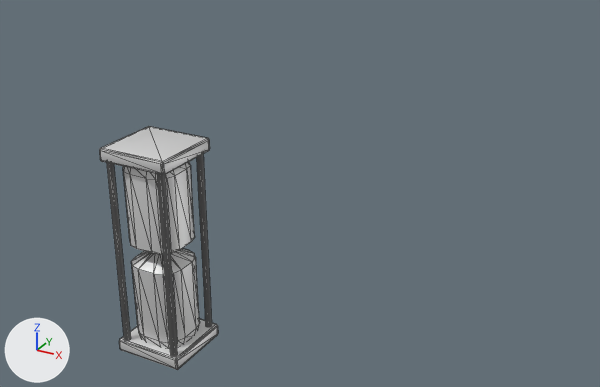
An edit to the glTF model static/three-models/hourglass/hourglass.gltf, drawn before and after from the same camera.
Rendered twice from a camera (50 mm lens) standing at (883.0, -1080.0, 916.0) and looking at (95.0, 354.0, 199.0). Arrows for +X, +Y and +Z are at lower left; the lights stay in place. Mesh edges are drawn as thin lines. Where no turn or scale is listed for an object, it has been applied to the vertices.

Objects in the first picture: 'Cylinder_3', 'Glass'.
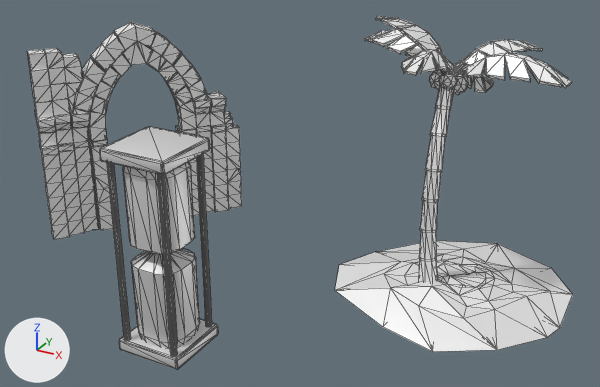
The edits, one by one:
Material 'lambert3SG' (mat_lambert3sg) is new.
Its base color is (1.0, 1.0, 1.0) (white #ffffff).
Its metallic is 0.5.
Material 'mat18' (mat_mat18) is new.
Its base color is (1.0, 1.0, 1.0) (white #ffffff).
Its metallic is 0.5.
Material '8BC34A' (mat_8bc34a) is new.
Its base color is (1.0, 1.0, 1.0) (white #ffffff).
Its metallic is 0.5.
Material '795548' (mat_795548) is new.
Its base color is (1.0, 1.0, 1.0) (white #ffffff).
Its metallic is 0.5.
Material 'DD9944' (mat_dd9944) is new.
Its base color is (1.0, 1.0, 1.0) (white #ffffff).
Its metallic is 0.5.
Mesh me_mesh_4 is new.
It has 994 vertices, 1948 faces and spans x -191.0..165.0, y -219.0..197.0, z -19.0..492.0.
It uses material mat_lambert3sg (white #ffffff).
Mesh me_mesh_3 is new.
It has 138 vertices, 282 faces and spans x -255.0..255.0, y -274.0..274.0, z -32.0..32.0.
It uses material mat_mat18 (white #ffffff).
Mesh me_mesh_2 is new.
It has 553 vertices, 1000 faces and spans x -224.0..243.0, y -188.0..246.0, z 0.0..583.0.
Faces by material slot: [144, 688, 168].
It uses material mat_795548 (white #ffffff).
It uses material mat_8bc34a (white #ffffff).
It uses material mat_dd9944 (white #ffffff).
Object 'Archway1' (ob_archway1) is new; it shows me_mesh_4.
Its location is (-405.0, 453.0, 0.0).
Object 'Default' (ob_default) is new; it shows me_mesh_3.
Its location is (399.0, 506.0, 0.0).
Object 'palm_tree_01' (ob_palm_tree_01) is new; it shows me_mesh_2.
Its location is (367.0, 456.0, 0.0).

Pixel boxes (x1, y1, x2, y2) of what changed, in the pictures (600 x 387 px):
'Archway1', added
    after: (27, 22, 242, 239)
'Default', added
    after: (335, 241, 573, 352)
'palm_tree_01', added
    after: (365, 16, 572, 282)
    faces in mat_8bc34a (white #ffffff): (365, 16, 572, 93)
    faces in mat_dd9944 (white #ffffff): (419, 87, 454, 282)
    faces in mat_795548 (white #ffffff): (429, 69, 468, 95)
